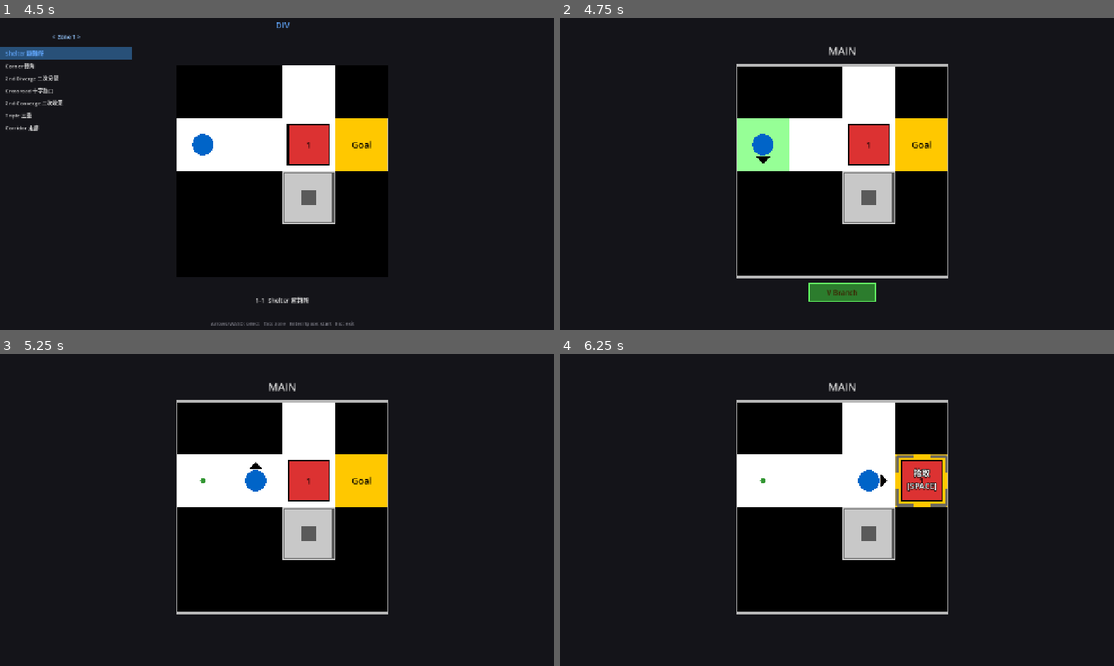
Above: before the commit, frames 1-4 (two rows, left to right).
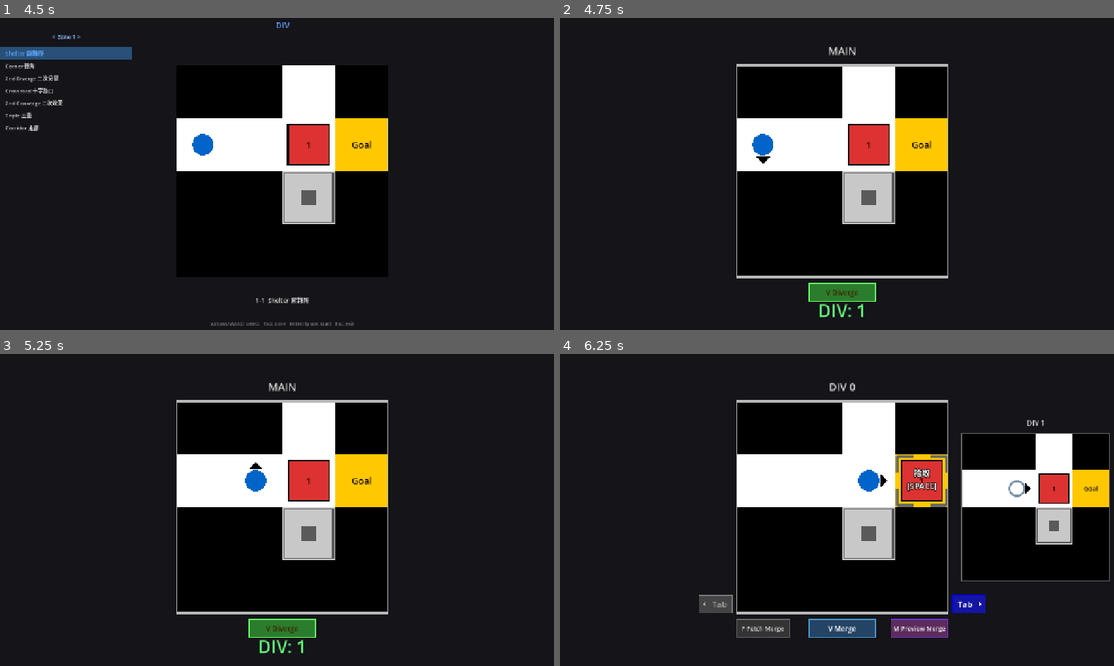
Above: after the commit, the same moments.

Repository: Periodev/DIV
Game: Godot game, scene res://scenes/main.tscn
Same seed, same stepped clock (60 frames per second), same inputs: the game is played once before the commit and once after it.
Inputs:
- Up to frame 1 (4.5 s): tap Enter at 0.5 s; hold W 0.53-2.03 s; tap V at 0.6, 3.05, 3.6 s; tap Space at 0.77, 1.07, 1.52, 1.82, 2.3, 2.85, 3.02, 3.32, 3.5, 3.77, 4.07 s; tap R at 0.8, 1.35, 3.8, 4.35 s; tap Z at 1.55, 2.1 s; hold A 2.03-3.53 s; hold S 3.53-4.28 s; tap Escape at 4.15 s; hold D from 4.28 s (still down)
- Up to frame 2 (4.75 s): keep holding D; tap Space at 4.52 s; tap Z at 4.55 s
- Up to frame 3 (5.25 s): tap Space at 4.82 s; release D at 5.03 s; hold W from 5.03 s (still down); tap Z at 5.1 s
- Up to frame 4 (6.25 s): tap Space at 5.3, 6.02 s; tap Enter at 5.75 s; release W at 5.78 s; hold D from 5.78 s (still down); tap C at 5.85 s; tap V at 6.05 s

Frame 1 is identical in both runs. In frame 2, 1.6% of the frame differs, in the area x 31-55%, y 32-96%; in frame 3, 0.9%; in frame 4, 16%, in the area x 25-100%, y 9-91%.

Commit message:
feat(div_point): implement charge-based branching mechanic
- div_points lives at GameController level (game state, not branch state)
- Charge tiles (v/V/x/X) award 1/2/3/4 points all at once on step
- Charging blocked during branched state; tiles gray out visually
- Charge also collected on merge and on level reset if starting on tile
- GameSnapshot explicitly saves/restores div_points for undo
- Branch marker redrawn as dot patterns (1/2/3/4 dots) shared between
  GameRenderer and LevelPreview via static helper methods
- Enums.BRANCH_CHARGE replaces BRANCH_DECREMENT in charge logic
- hint_label enlarged (font 40, green) and V Diverge box lights up
  when div_points > 0

Co-Authored-By: Claude Sonnet 4.6 <noreply@anthropic.com>

Diff:
--- a/godot/scenes/game_scene.tscn
+++ b/godot/scenes/game_scene.tscn
@@ -35,13 +35,15 @@
 anchor_top = 1.0
 anchor_right = 1.0
 anchor_bottom = 1.0
-offset_top = -48.0
+offset_top = -80.0
 offset_bottom = -8.0
 text = ""
 horizontal_alignment = 1
 vertical_alignment = 1
-theme_override_font_sizes/font_size = 20
-theme_override_colors/font_color = Color(0.9, 0.9, 0.9, 1)
+theme_override_font_sizes/font_size = 40
+theme_override_constants/outline_size = 3
+theme_override_colors/font_color = Color(0.4, 1.0, 0.5, 1)
+theme_override_colors/font_outline_color = Color(0, 0, 0, 1)
 
 [node name="OverlayBackdrop" type="ColorRect" parent="UI"]
 visible = false
@@ -57,15 +59,13 @@
 
 [node name="OverlayLabel" type="Label" parent="UI"]
 visible = false
-anchors_preset = 8
-anchor_left = 0.5
-anchor_top = 0.5
-anchor_right = 0.5
-anchor_bottom = 0.5
-offset_left = -260.0
-offset_top = -80.0
-offset_right = 260.0
-offset_bottom = 80.0
+anchors_preset = 15
+anchor_right = 1.0
+anchor_bottom = 1.0
+offset_left = 0.0
+offset_top = 0.0
+offset_right = 0.0
+offset_bottom = 0.0
 text = ""
 horizontal_alignment = 1
 vertical_alignment = 1
--- a/godot/scripts/Enums.gd
+++ b/godot/scripts/Enums.gd
@@ -52,3 +52,11 @@
 	TerrainType.BRANCH3,
 	TerrainType.BRANCH4,
 ]
+
+# Charges awarded when stepping onto a branch tile (collected all at once)
+const BRANCH_CHARGE: Dictionary = {
+	TerrainType.BRANCH1: 1,
+	TerrainType.BRANCH2: 2,
+	TerrainType.BRANCH3: 3,
+	TerrainType.BRANCH4: 4,
+}
--- a/godot/scripts/GameController.gd
+++ b/godot/scripts/GameController.gd
@@ -19,17 +19,20 @@
 	var sub_branch:    BranchState  # null if not branched
 	var current_focus: int
 	var has_branched:  bool
+	var div_points:    int
 
 	func _init(
 		p_main: BranchState,
 		p_sub: BranchState,
 		p_focus: int,
-		p_branched: bool
+		p_branched: bool,
+		p_div: int
 	) -> void:
 		main_branch   = p_main
 		sub_branch    = p_sub
 		current_focus = p_focus
 		has_branched  = p_branched
+		div_points    = p_div
 
 
 # ---------------------------------------------------------------------------
@@ -43,6 +46,7 @@
 var sub_branch:    BranchState  # null when not branched
 var current_focus: int = 0      # 0 = main, 1 = sub
 var has_branched:  bool = false
+var div_points:    int  = 0     # charge for branching (game-level, not per-branch)
 
 var collapsed: bool = false
 var victory:   bool = false
@@ -76,6 +80,7 @@
 	sub_branch    = null
 	current_focus = 0
 	has_branched  = false
+	div_points    = 0
 	collapsed     = false
 	victory       = false
 	history.clear()
@@ -84,6 +89,7 @@
 	failed_action_time = 0.0
 	falling_boxes.clear()
 	just_undid = false
+	_check_charge_pickup(main_branch)  # 初始站在充能格直接給 charge
 	_save_snapshot()
 
 
@@ -106,7 +112,8 @@
 		main_branch.copy(),
 		sub_branch.copy() if sub_branch != null else null,
 		current_focus,
-		has_branched
+		has_branched,
+		div_points
 	)
 	history.append(snap)
 
@@ -124,6 +131,7 @@
 	sub_branch    = snap.sub_branch.copy() if snap.sub_branch != null else null
 	current_focus = snap.current_focus
 	has_branched  = snap.has_branched
+	div_points    = snap.div_points
 	collapsed     = false
 	victory       = false
 
@@ -204,15 +212,10 @@
 	if has_branched:
 		return false
 
-	var active  := get_active_branch()
-	var terrain: int = active.terrain.get(active.get_player().pos, Enums.TerrainType.FLOOR)
-
-	if not (terrain in Enums.BRANCH_DECREMENT):
-		return false
-
-	# Decrement branch uses
-	var new_terrain: int = Enums.BRANCH_DECREMENT[terrain]
-	main_branch.terrain[active.get_player().pos] = new_terrain
+	if div_points < 1:
+		return false           # No charge — silent fail
+
+	div_points -= 1            # Consume one charge
 
 	var pair    := Timeline.diverge(main_branch)
 	main_branch  = pair[0]
@@ -223,6 +226,18 @@
 	_save_snapshot()
 	state_changed.emit()
 	return true
+
+
+## Called after every successful move. Awards +1 charge when the player steps
+## onto a branch terrain tile, and decrements that tile one level.
+func _check_charge_pickup(branch: BranchState) -> void:
+	if has_branched:
+		return   # 分裂期間充能格變灰，不可收集
+	var pos := branch.get_player().pos
+	var terrain: int = branch.terrain.get(pos, Enums.TerrainType.FLOOR)
+	if terrain in Enums.BRANCH_TERRAINS:
+		div_points += Enums.BRANCH_CHARGE[terrain]
+		branch.terrain[pos] = Enums.TerrainType.FLOOR
 
 
 func try_merge() -> bool:
@@ -267,6 +282,8 @@
 	has_branched  = false
 	current_focus = 0
 
+	_check_charge_pickup(main_branch)  # 合併後站在充能格也能收集
+
 	_log_input(log_char)
 	_save_snapshot()
 	state_changed.emit()
@@ -332,6 +349,7 @@
 
 	if GameLogic.can_move(active, direction):
 		GameLogic.execute_move(active, direction)
+		_check_charge_pickup(active)
 		_log_input(dir_key)
 		_save_snapshot()
 		state_changed.emit()
@@ -494,9 +512,7 @@
 
 func get_timeline_hint() -> String:
 	if not has_branched:
-		var active  := get_active_branch()
-		var terrain: int = active.terrain.get(active.get_player().pos, Enums.TerrainType.FLOOR)
-		if terrain in Enums.BRANCH_DECREMENT:
+		if div_points > 0:
 			return "V 分裂"
 		return ""
 
--- a/godot/scripts/GameRenderer.gd
+++ b/godot/scripts/GameRenderer.gd
@@ -213,22 +213,51 @@
 
 
 func _draw_branch_marker(center: Vector2, tt: int, eff: float, a: float) -> void:
+	var mc := COLOR_BRANCH if not _spec.has_branched else Color8(120, 120, 120)
+	if _spec.highlight_branch_point:
+		mc = Color8(50, 220, 50)
+	var col := _col(mc, a)
+	var cell_scale := eff / 80.0
+	var br := branch_marker_dot_radius(cell_scale)
+	for dot in branch_marker_dot_positions(center, tt, cell_scale):
+		draw_circle(dot, br, col)
+
+
+## Shared geometry: returns dot radius for a given cell_scale.
+static func branch_marker_dot_radius(cell_scale: float) -> float:
+	return maxf(4.0, 8.0 * cell_scale)
+
+
+## Shared geometry: returns dot centre positions for a branch marker.
+static func branch_marker_dot_positions(center: Vector2, tt: int, cell_scale: float) -> PackedVector2Array:
 	var uses_map := {
 		Enums.TerrainType.BRANCH1: 1, Enums.TerrainType.BRANCH2: 2,
 		Enums.TerrainType.BRANCH3: 3, Enums.TerrainType.BRANCH4: 4,
 	}
 	var uses: int = uses_map.get(tt, 1)
-	var cell_scale := eff / 80.0
-	var br    := maxf(2.0, 4.0 * cell_scale)
-	var lw    := maxf(1.0, 2.0 * cell_scale)
-	# Highlight if player is standing on this tile and not yet branched
-	var mc := COLOR_BRANCH if not _spec.has_branched else Color8(120, 120, 120)
-	if _spec.highlight_branch_point:
-		mc = Color8(50, 220, 50)  # brighter green when ready to branch
-	var col := _col(mc, a)
-	for i in range(uses - 1, 0, -1):
-		draw_arc(center, br * (i + 1), 0.0, TAU, 20, col, lw, true)
-	draw_circle(center, br, col)
+	var br := branch_marker_dot_radius(cell_scale)
+	var sp := br * 2.8   # spacing between dot centres
+
+	var dots: PackedVector2Array = []
+	match uses:
+		1:
+			dots.append(center)
+		2:
+			var h := sp * 0.5
+			dots.append(center + Vector2(-h, 0.0))
+			dots.append(center + Vector2( h, 0.0))
+		3:  # equilateral triangle, one dot up
+			var R := sp / sqrt(3.0)
+			dots.append(center + Vector2( 0.0,      -R))
+			dots.append(center + Vector2(-sp * 0.5,  R * 0.5))
+			dots.append(center + Vector2( sp * 0.5,  R * 0.5))
+		4:  # square
+			var h := sp * 0.5
+			dots.append(center + Vector2(-h, -h))
+			dots.append(center + Vector2( h, -h))
+			dots.append(center + Vector2(-h,  h))
+			dots.append(center + Vector2( h,  h))
+	return dots
 
 
 # ---------------------------------------------------------------------------
@@ -853,7 +882,7 @@
 
 	draw_rect(rect, bg)
 	draw_rect(rect, border, false, 2.0)
-	_draw_text_in_rect("V Branch", rect, 16, text_col)
+	_draw_text_in_rect("V Diverge", rect, 16, text_col)
 
 
 func _draw_merge_preview_hint(is_active: bool, a: float) -> void:
--- a/godot/scripts/GameScene.gd
+++ b/godot/scripts/GameScene.gd
@@ -428,7 +428,8 @@
 func _update_ui() -> void:
 	if controller == null:
 		return
-	hint_label.text = ""
+	var pts := controller.div_points
+	hint_label.text = "DIV: %d" % pts if pts > 0 else ""
 
 
 func _ensure_hint_overlay() -> void:
--- a/godot/scripts/LevelPreview.gd
+++ b/godot/scripts/LevelPreview.gd
@@ -98,18 +98,9 @@
 
 
 func _draw_branch_marker(center: Vector2, terrain_type: int, cell_scale: float) -> void:
-	var uses_map: Dictionary = {
-		Enums.TerrainType.BRANCH1: 1,
-		Enums.TerrainType.BRANCH2: 2,
-		Enums.TerrainType.BRANCH3: 3,
-		Enums.TerrainType.BRANCH4: 4,
-	}
-	var uses: int = uses_map.get(terrain_type, 1)
-	var base_radius: float = maxf(2.0, 4.0 * cell_scale)
-	var line_width: float = maxf(1.0, 2.0 * cell_scale)
-	for i in range(uses - 1, 0, -1):
-		draw_arc(center, base_radius * (i + 1), 0.0, TAU, 20, COLOR_BRANCH, line_width, true)
-	draw_circle(center, base_radius, COLOR_BRANCH)
+	var br := GameRenderer.branch_marker_dot_radius(cell_scale)
+	for dot in GameRenderer.branch_marker_dot_positions(center, terrain_type, cell_scale):
+		draw_circle(dot, br, COLOR_BRANCH)
 
 
 func _draw_boxes(cell_size: int, cell_scale: float) -> void:
--- a/godot/scripts/PresentationModel.gd
+++ b/godot/scripts/PresentationModel.gd
@@ -106,7 +106,7 @@
 	var has_branched := controller.has_branched
 	var branch_hint_active: bool = false
 	if not has_branched:
-		branch_hint_active = _is_on_branch_point(controller.get_active_branch())
+		branch_hint_active = controller.div_points > 0
 	var show_merge_preview_hint: bool = has_branched
 	var show_merge_hint: bool = has_branched
 	# F indicator is always shown in branched state.
